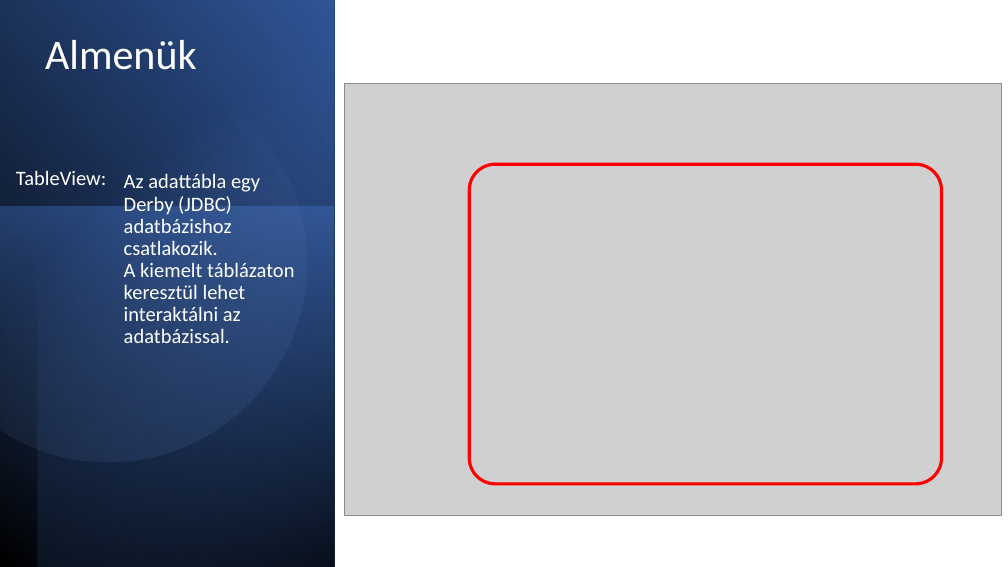
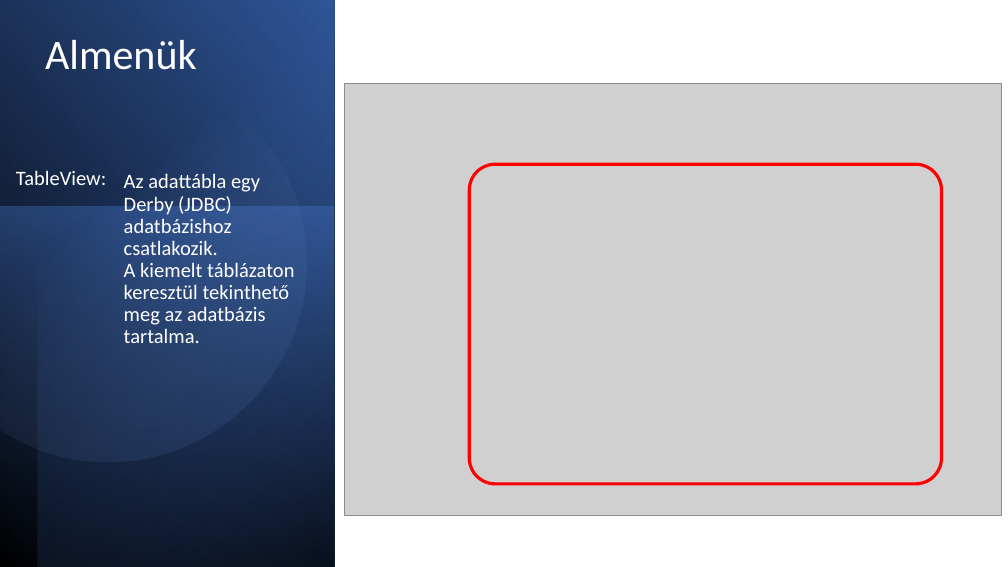
Before and after one commit to bala1228/Szoftver-Projekt, a slide deck: slide 4 of SFM_Projekt_Áttekintés_2.pptx. Drawn at 1008x567 pixels with LibreOffice and Linux fonts; fonts in the diff are those of the drawing; grey boxes stand for pictures. Boxes give left, top, right and bottom in pixels: in the first picture for what was removed or moved away, otherwise in the second. Text is boxed around its words. In the diff, an @@ line names an element or a change of style, - is before the commit and + after.

Commit message:
Update on ppt2

```diff
--- a/SFM_Projekt_Áttekintés_2.pptx
+++ b/SFM_Projekt_Áttekintés_2.pptx
@@ text at (124, 262, 294, 343): text changed @@
-A kiemelt táblázaton keresztül lehet interaktálni az adatbázissal.
+A kiemelt táblázaton keresztül tekinthető meg az adatbázis tartalma.
```
